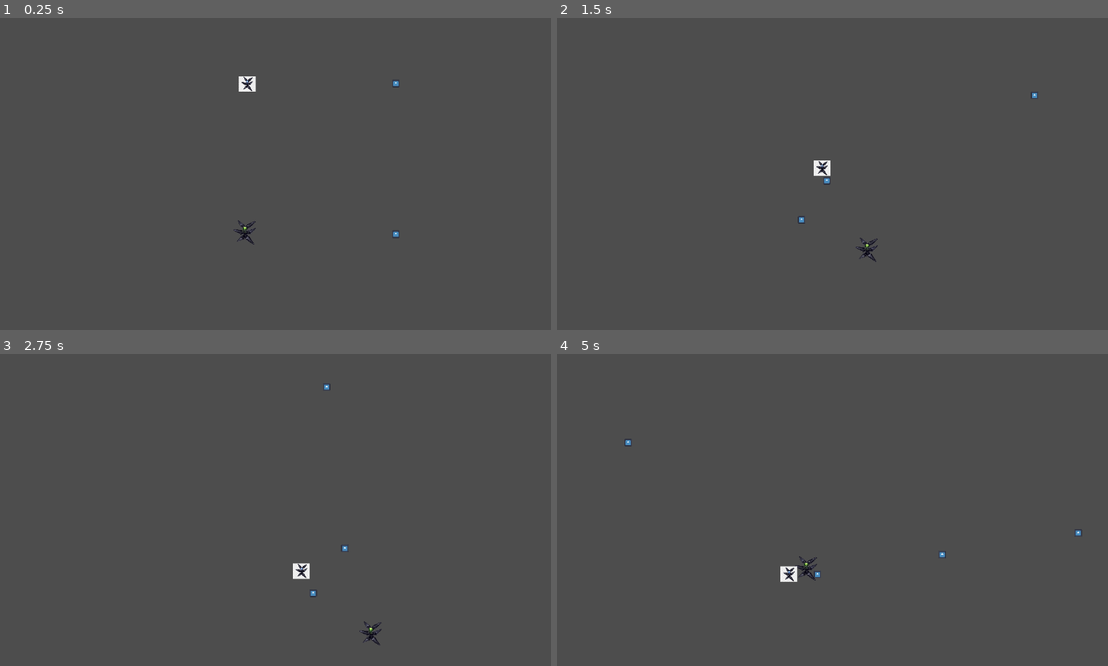
Above: before the commit, frames 1-4 (two rows, left to right).
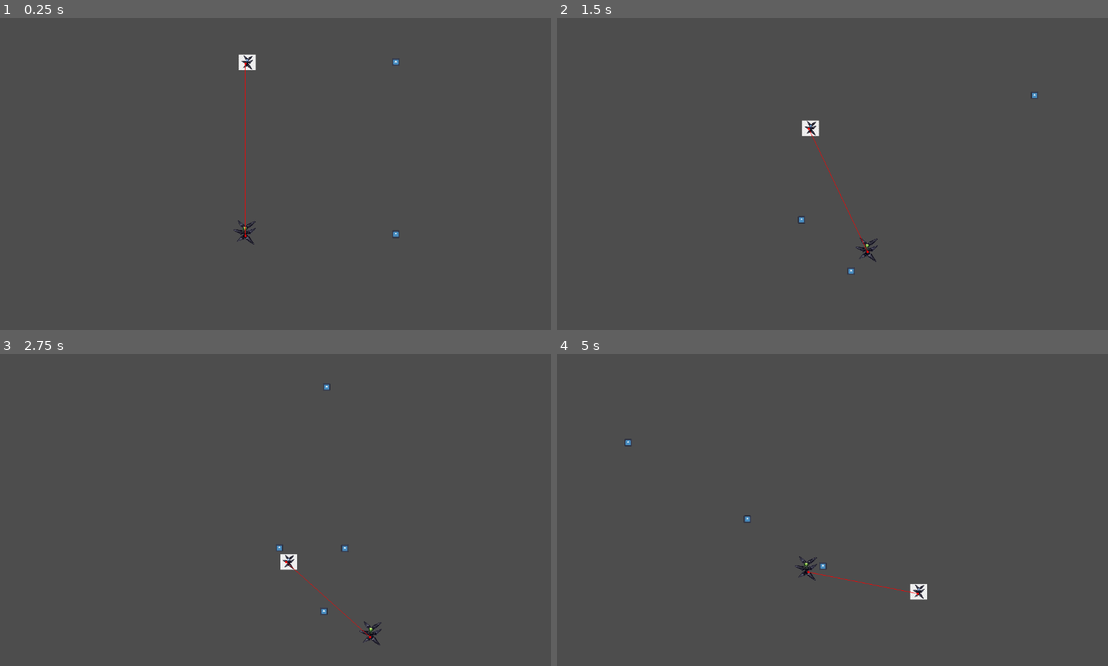
Above: after the commit, the same moments.

Repository: CharlesPatton/BrainlessGamejam
Game: Godot game, scene res://node_2d.tscn
Two runs of this game, one before a commit and one after it. Both use one fixed random seed, a clock stepped at 60 frames per second and the inputs below. The engine's default icon, where the game draws it, is replaced by a stand-in: a white triangle on a blue panel in a dark square.
Inputs (mouse positions are in pixels of both pictures, inside the frame that each line leads up to):
- Up to frame 1 (0.25 s): no input
- Up to frame 2 (1.5 s): move the mouse to (953, 158) at 0.52 s; press the mouse at (953, 158) at 0.53 s; hold D (right) 0.53-1.28 s; move the mouse to (716, 189) at 1.27 s; release the mouse at (716, 189) at 1.28 s; hold S (down) from 1.28 s (still down); click (716, 189) at 1.35 s
- Up to frame 3 (2.75 s): move the mouse to (330, 441) at 2.02 s; release S (down) at 2.03 s; press the mouse at (330, 441) at 2.03 s; hold D (right) from 2.03 s (still down); right-click (330, 441) at 2.1 s
- Up to frame 4 (5 s): move the mouse to (804, 572) at 2.77 s; release D (right) at 2.78 s; release the mouse at (804, 572) at 2.78 s; hold W (up) 2.78-3.53 s; click (804, 572) at 2.85 s; move the mouse to (997, 556) at 3.52 s; press the mouse at (997, 556) at 3.53 s; hold A (left) from 3.53 s (still down); move the mouse to (661, 463) at 4.27 s; release the mouse at (661, 463) at 4.28 s; right-click (661, 463) at 4.35 s; click (661, 463) at 4.55 s

The runs differ from the first frame. In frame 1, 0.4% of the frame differs, in the area x 43-73%, y 11-71%; in frame 2, 0.4%; in frame 3, 0.4%; in frame 4, 0.5%, in the area x 33-96%, y 51-79%.

Commit message:
Updated the enemy character to use a state machine and navigationagent2d for pathfinding

Diff:
--- a/something-game-jam/character_body_2d_2.gd
+++ b/something-game-jam/character_body_2d_2.gd
@@ -1,21 +1,49 @@
 extends CharacterBody2D
+
+@export_enum("IDLE", "ATTACKING", "RETREATING") var npc_state
 
 var health = 10
 @onready var bullet = $bullet
 var canShoot = true
 
+@export var movement_speed = 200
+
+@onready var nav_agent = $NavigationAgent2D
+@onready var player = get_tree().current_scene.get_node("player")
+@onready var direction : Vector2
+
+
 func _physics_process(delta: float) -> void:
 	if health < 1:
 		queue_free()
 
-	if global_position.distance_to(get_parent().get_node("player").global_position) > 200:
-		global_position = global_position.move_toward(get_parent().get_node("player").global_position, 200 * delta)
+	# Connects the timeout to the function so that we don't call it every frame and can instead just use a
+	#  repeated timer while still having access to delta
+	$ShootCoolDown.connect("timeout", shoot.bind(delta))
+
+	# Sets the target position as the player no matter what state it's in
+	nav_agent.target_position = player.global_position
+
+	match npc_state:
+		# Later on we might wanna add a class type as well to determine how they actually fight
+		# but this is good for a melee character, they just attack and retreat when their health is low
+		"ATTACKING":
+			direction = global_position.direction_to(nav_agent.get_next_path_position())
+			velocity = velocity.lerp(direction * movement_speed, delta)
+		"RETREATING":
+			direction = global_position.direction_to(nav_agent.get_next_path_position())
+			velocity = velocity.lerp(direction * -movement_speed, delta)
+
+	if health < 3:
+		npc_state = "RETREATING"
 	else:
-		shoot(delta)
+		npc_state = "ATTACKING"
 
+	#if global_position.distance_to(get_parent().get_node("player").global_position) > 200:
+		#global_position = global_position.move_toward(get_parent().get_node("player").global_position, 200 * delta)
+	#else:
+		#shoot(delta)
 	move_and_slide()
-
-	pass
 
 
 func shoot(delta):
--- a/something-game-jam/node_2d.tscn
+++ b/something-game-jam/node_2d.tscn
@@ -19,6 +19,14 @@
 
 [sub_resource type="RectangleShape2D" id="RectangleShape2D_d21ai"]
 size = Vector2(37, 33)
+
+[sub_resource type="NavigationPolygon" id="NavigationPolygon_rj586"]
+vertices = PackedVector2Array(1115.0078, 624.96094, 23.007813, 621.03125, 23.976563, 15.9921875, 1115.9766, 15)
+polygons = Array[PackedInt32Array]([PackedInt32Array(0, 1, 2, 3)])
+outlines = Array[PackedVector2Array]([PackedVector2Array(14, 6, 1126, 5, 1125, 635, 13, 631)])
+
+[sub_resource type="RectangleShape2D" id="RectangleShape2D_4d7sh"]
+size = Vector2(20, 606)
 
 [node name="Node2D" type="Node2D" unique_id=426656197]
 script = ExtResource("1_d21ai")
@@ -69,6 +77,7 @@
 [node name="enemy" type="CharacterBody2D" parent="." unique_id=1616742647]
 position = Vector2(519, 90)
 script = ExtResource("5_kdubu")
+npc_state = 1
 
 [node name="hitShape" type="Area2D" parent="enemy" unique_id=1210420208]
 collision_mask = 2
@@ -100,6 +109,45 @@
 texture = ExtResource("4_0hol4")
 
 [node name="ShootCoolDown" type="Timer" parent="enemy" unique_id=140945692]
+autostart = true
+
+[node name="NavigationAgent2D" type="NavigationAgent2D" parent="enemy" unique_id=914926041]
+debug_enabled = true
+
+[node name="NavigationRegion2D" type="NavigationRegion2D" parent="." unique_id=11760853]
+navigation_polygon = SubResource("NavigationPolygon_rj586")
+
+[node name="StaticBody2D" type="StaticBody2D" parent="." unique_id=1811948047]
+position = Vector2(24, 293)
+
+[node name="CollisionShape2D" type="CollisionShape2D" parent="StaticBody2D" unique_id=1620186054]
+position = Vector2(0, 23)
+shape = SubResource("RectangleShape2D_4d7sh")
+
+[node name="StaticBody2D2" type="StaticBody2D" parent="." unique_id=506861273]
+position = Vector2(1118, 293)
+
+[node name="CollisionShape2D" type="CollisionShape2D" parent="StaticBody2D2" unique_id=790925049]
+position = Vector2(0, 23)
+shape = SubResource("RectangleShape2D_4d7sh")
+
+[node name="StaticBody2D3" type="StaticBody2D" parent="." unique_id=410435213]
+position = Vector2(532.00006, 622)
+rotation = -1.5707964
+scale = Vector2(1, 1.8399987)
+
+[node name="CollisionShape2D" type="CollisionShape2D" parent="StaticBody2D3" unique_id=758914130]
+position = Vector2(0, 23)
+shape = SubResource("RectangleShape2D_4d7sh")
+
+[node name="StaticBody2D4" type="StaticBody2D" parent="." unique_id=1361575297]
+position = Vector2(526.00006, 23)
+rotation = -1.5707964
+scale = Vector2(1, 1.8399987)
+
+[node name="CollisionShape2D" type="CollisionShape2D" parent="StaticBody2D4" unique_id=255403193]
+position = Vector2(0, 23)
+shape = SubResource("RectangleShape2D_4d7sh")
 
 [connection signal="timeout" from="player/ShootCoolDown" to="player" method="_on_shoot_cool_down_timeout"]
 [connection signal="timeout" from="player/swingCooldown" to="player" method="_on_swing_cooldown_timeout"]
